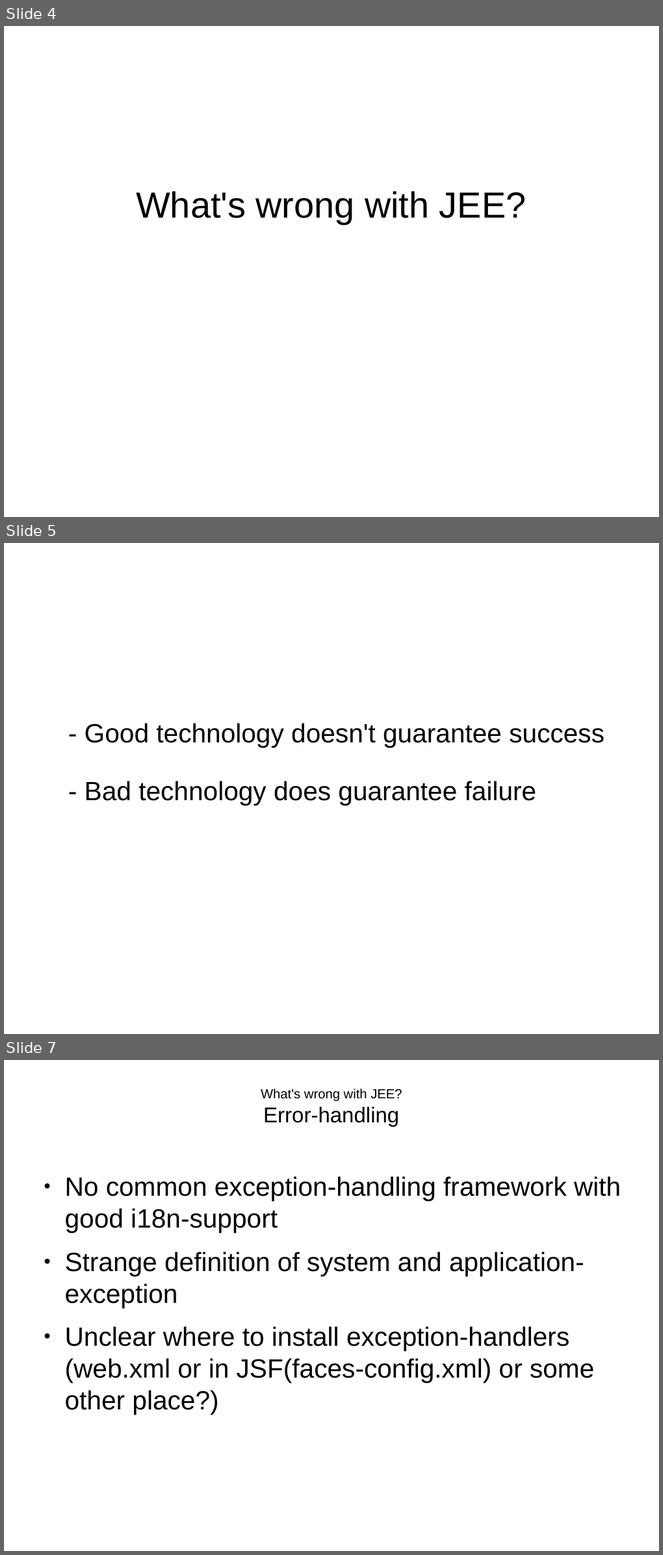
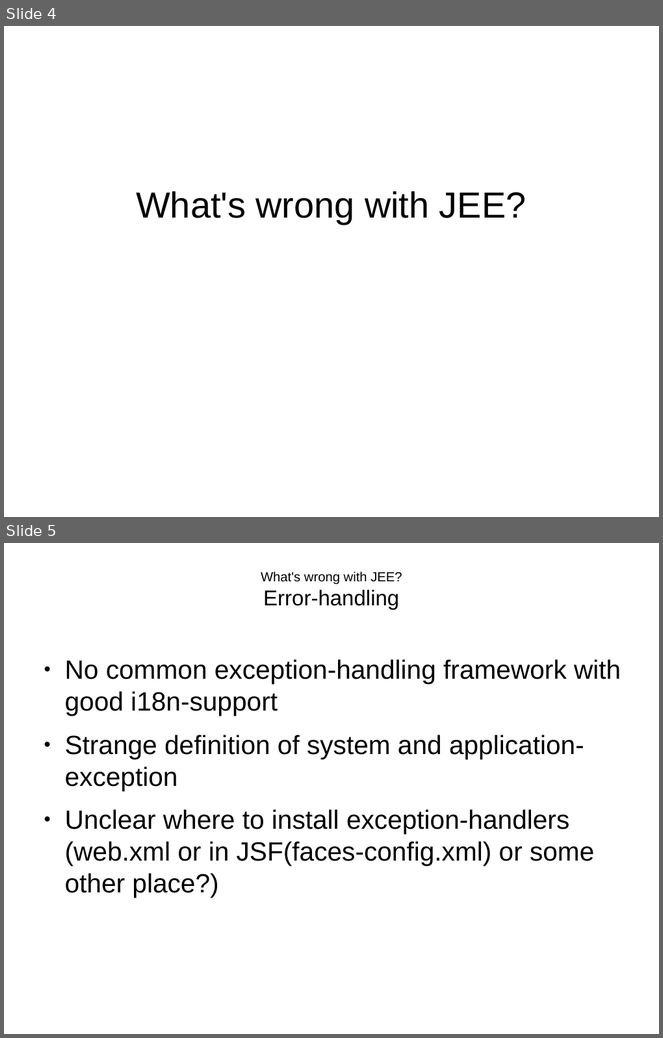
Before and after one commit to andreak/slol-2011, a slide deck: Scala-LiftOff-2011-lift-from-jee-perspective.odp. Shown one above the other, each under a label of ours: slides 4, 5 and 7 before the commit, slides 4 and 5 after it; the slides between them are not shown. The pictures are 663x1555 and 663x1038 pixels, drawn with LibreOffice and Linux fonts; fonts in the diff are those of the drawing. Boxes give left, top, right and bottom in pixels: in the first picture for what was removed or moved away, otherwise in the second. Text is boxed around its words. In the diff, an @@ line names an element or a change of style, - is before the commit and + after.

```diff
--- a/Scala-LiftOff-2011-lift-from-jee-perspective.odp
+++ b/Scala-LiftOff-2011-lift-from-jee-perspective.odp
@@ slide 5 removed at <box>4,543,659,1034</box>, background #FFFFFF @@
@@ text removed at <box>85,723,605,806</box> @@
-- Good technology doesn't guarantee success
-- Bad technology does guarantee failure
@@ what was slide 7 is now slide 5 @@
```
Also in this commit, not shown: 3 slides changed, 2 slides added, 1 other slide removed.
